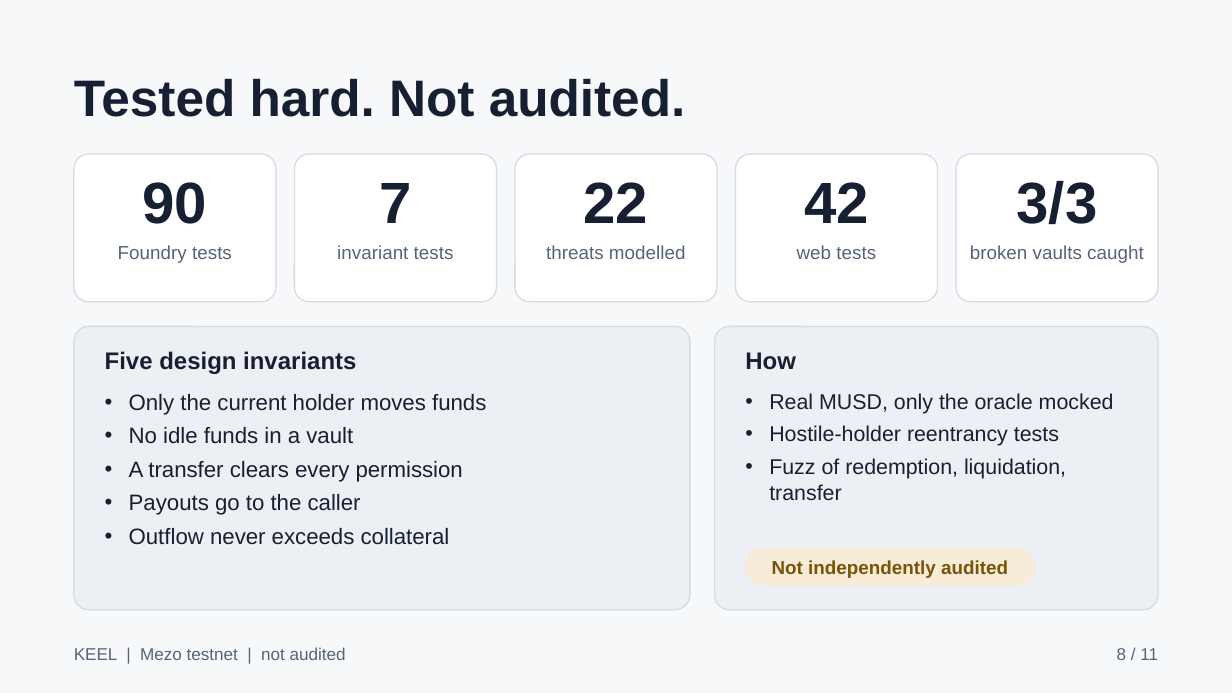
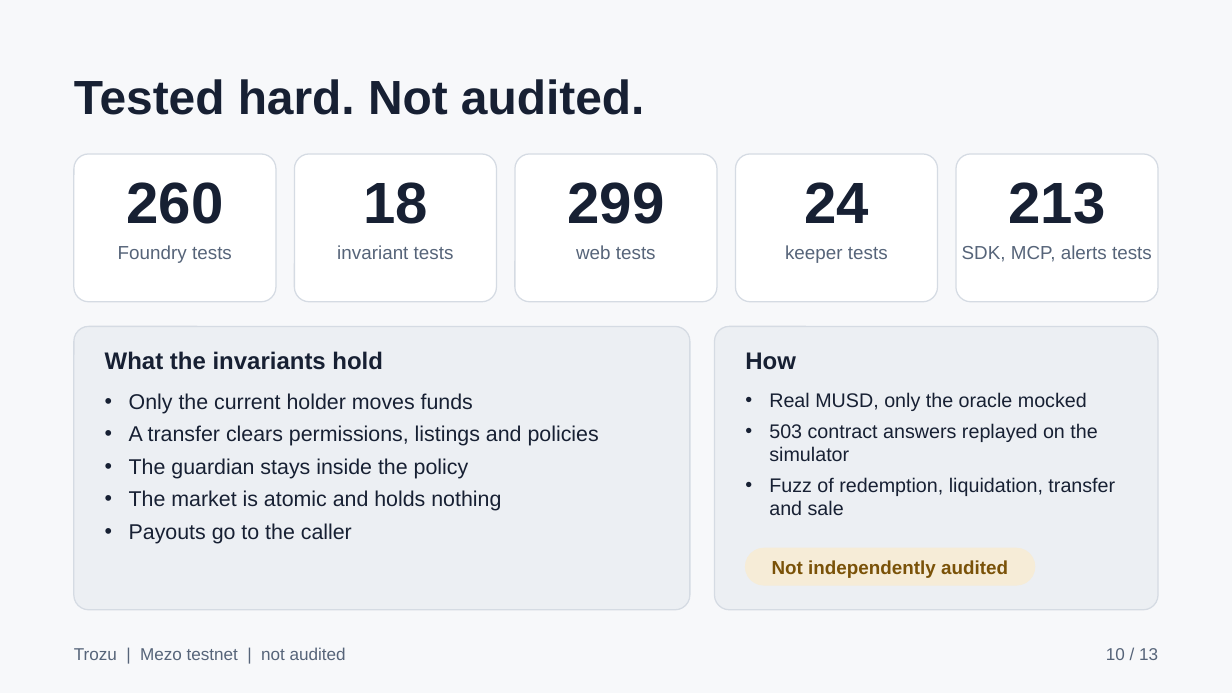
Before and after one commit to Oladayo-Ahmod/keel, a slide deck: slide 10 of docs/submission/trozu-deck.pptx (slide 8 before the commit). Drawn at 1232x693 pixels with LibreOffice and Linux fonts; fonts in the diff are those of the drawing. Boxes give left, top, right and bottom in pixels: in the first picture for what was removed or moved away, otherwise in the second. Text is boxed around its words. In the diff, an @@ line names an element or a change of style, - is before the commit and + after.

Commit message:
rebuild the deck for the trozu contracts and export a pdf

```diff
--- a/docs/submission/trozu-deck.pptx
+++ b/docs/submission/trozu-deck.pptx
@@ text "Tested hard. Not audited." at bbox=[74, 79, 644, 115]: size 30 to 28 pt @@
@@ text at bbox=[126, 182, 223, 224]: text changed @@
-90
+260
@@ text at bbox=[363, 182, 428, 224]: text changed @@
-7
+18
@@ text at bbox=[567, 182, 664, 224]: text changed @@
-22
+299
@@ text at bbox=[804, 182, 869, 223]: text changed @@
-42
+24
@@ text at bbox=[1009, 182, 1106, 224]: text changed @@
-3/3
+213
@@ text at bbox=[576, 245, 656, 259]: text changed @@
-threats modelled
+web tests
@@ text at bbox=[785, 245, 888, 263]: text changed @@
-web tests
+keeper tests
@@ text at bbox=[962, 245, 1152, 262]: text changed @@
-broken vaults caught
+SDK, MCP, alerts tests
@@ text at bbox=[105, 351, 383, 370]: text changed @@
-Five design invariants
+What the invariants hold
@@ text at bbox=[129, 393, 473, 544]: size 13 to 12.5 pt in "Only the current holder moves funds", "Payouts go to the caller" @@
@@ text at bbox=[769, 392, 1087, 411]: size 12.5 to 11.5 pt in "Real MUSD, only the oracle mocked" @@
@@ text at bbox=[129, 425, 599, 511]: text changed; size 13 to 12.5 pt @@
-• No idle funds in a vault
-• A transfer clears every permission
+• A transfer clears permissions, listings and policies
+• The guardian stays inside the policy
+• The market is atomic and holds nothing
@@ text at bbox=[769, 423, 1115, 515]: text changed; size 12.5 to 11.5 pt @@
-• Hostile-holder reentrancy tests
-• Fuzz of redemption, liquidation, transfer
+• 503 contract answers replayed on the simulator
+• Fuzz of redemption, liquidation, transfer and sale
@@ text at bbox=[129, 528, 450, 545]: paragraph removed @@
-• Outflow never exceeds collateral
@@ text at bbox=[74, 647, 346, 660]: text changed @@
-KEEL | Mezo testnet | not audited
+Trozu | Mezo testnet | not audited
@@ text at bbox=[1106, 648, 1158, 660]: text changed @@
-8 / 11
+10 / 13
```
Also in this commit, not shown: 3 other slides changed, 9 slides added, 7 slides removed, 2 other files.
